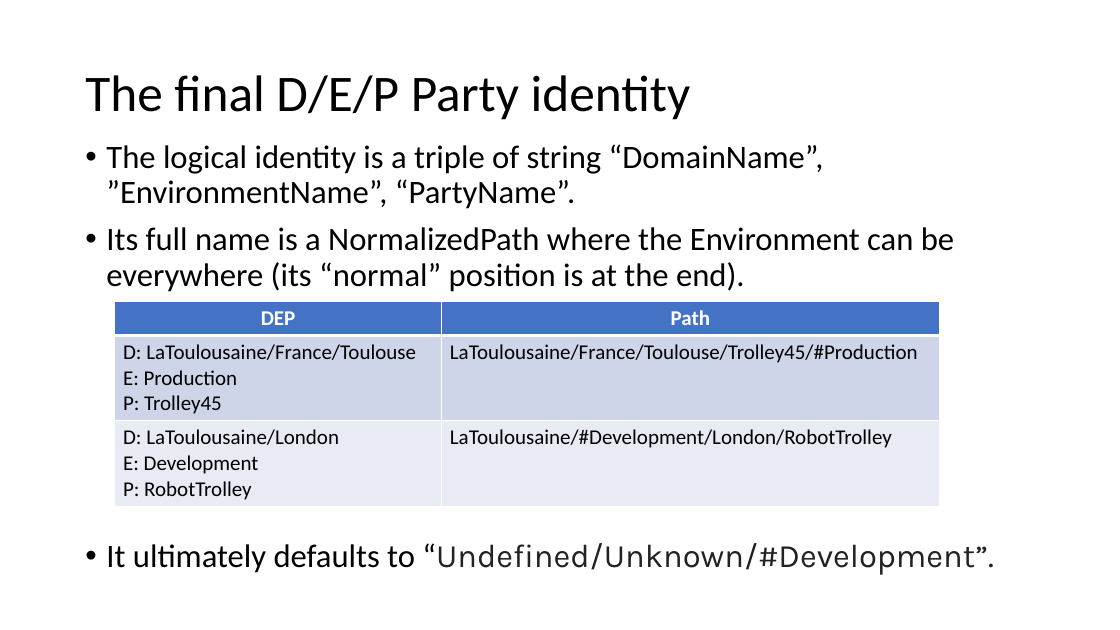
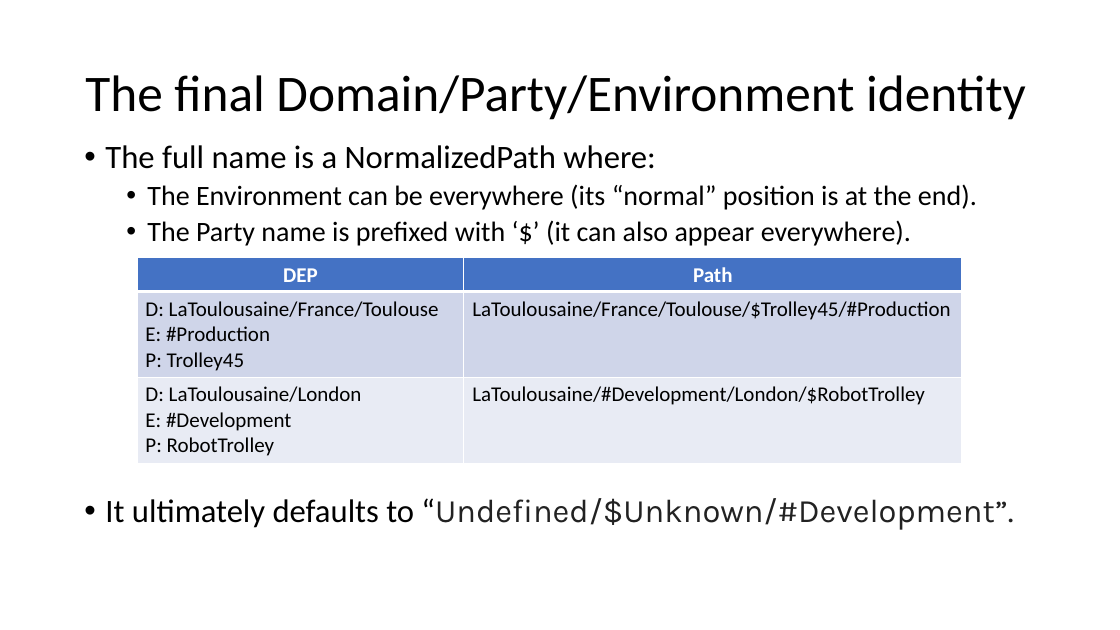
Before and after one commit to signature-opensource/CK-AppIdentity-Transport, a slide deck: slide 20 of Doc/CK-AppIdentity.pptx (slide 16 before the commit). Drawn at 1120x630 pixels with LibreOffice and Linux fonts; fonts in the diff are those of the drawing. Boxes give left, top, right and bottom in pixels: in the first picture for what was removed or moved away, otherwise in the second. Text is boxed around its words. In the diff, an @@ line names an element or a change of style, - is before the commit and + after.

Commit message:
WIP. Removed "Domain". Model should be a simpler Composite...
A Remotes should be IRemote[].
IRemote should have 2 specialisations:
- The IRemoteDomain
- The IRemoteParty

Composite should be handled at Configuration level (parallel
model).

```diff
--- a/Doc/CK-AppIdentity.pptx
+++ b/Doc/CK-AppIdentity.pptx
@@ title at box(85, 75, 1026, 120): text changed @@
-The final D/E/P Party identity
+The final Domain/Party/Environment identity
@@ text at box(105, 145, 1013, 530): text changed; size 28 to 24 pt @@
-• The logical identity is a triple of string “DomainName”, ”EnvironmentName”, “PartyName”.
-• Its full name is a NormalizedPath where the Environment can be everywhere (its “normal” position is at the end).
-• It ultimately defaults to “Undefined/Unknown/#Development”.
+• The full name is a NormalizedPath where:
+  • The Environment can be everywhere (its “normal” position is at the end).
+  • The Party name is prefixed with ‘$’ (it can also appear everywhere).
+• It ultimately defaults to “Undefined/$Unknown/#Development”.
@@ table at box(137, 258, 962, 461) @@
-row 2, column 1: D: LaToulousaine/France/Toulouse / E: Production / P: Trolley45
+row 2, column 1: D: LaToulousaine/France/Toulouse / E: #Production / P: Trolley45
-row 2, column 2: LaToulousaine/France/Toulouse/Trolley45/#Production
+row 2, column 2: LaToulousaine/France/Toulouse/$Trolley45/#Production
-row 3, column 1: D: LaToulousaine/London / E: Development / P: RobotTrolley
+row 3, column 1: D: LaToulousaine/London / E: #Development / P: RobotTrolley
-row 3, column 2: LaToulousaine/#Development/London/RobotTrolley
+row 3, column 2: LaToulousaine/#Development/London/$RobotTrolley
@@ table: place and size @@
-table at box(114, 302, 939, 505)
+table at box(137, 258, 962, 461)
```
Also in this commit, not shown: 7 other slides changed, 9 slides added, 1 slide removed, 33 other files.
